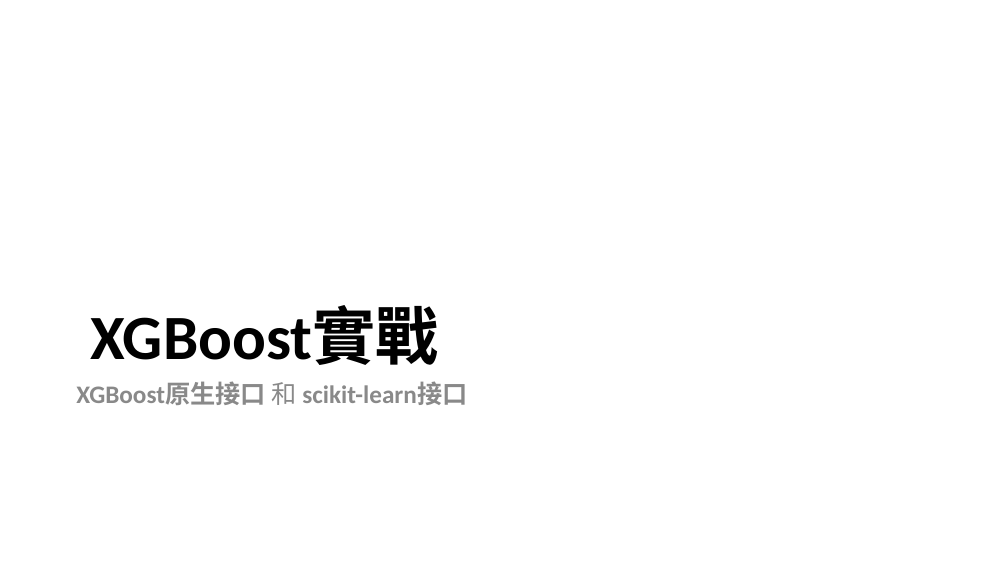
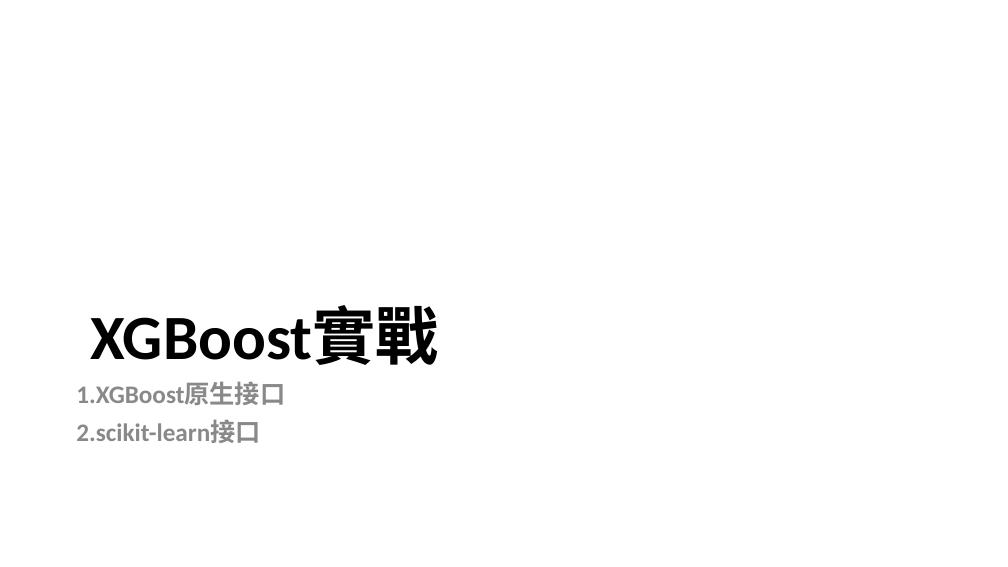
Before and after one commit to lokcyi/AI, a slide deck: slide 39 of ClassMaterial/20210308/XGBoost介紹.ppt (slide 19 before the commit). Drawn at 1008x567 pixels with LibreOffice and Linux fonts; fonts in the diff are those of the drawing. Boxes give left, top, right and bottom in pixels: in the first picture for what was removed or moved away, otherwise in the second. Text is boxed around its words. In the diff, an @@ line names an element or a change of style, - is before the commit and + after.

```diff
--- a/ClassMaterial/20210308/XGBoost介紹.ppt
+++ b/ClassMaterial/20210308/XGBoost介紹.ppt
@@ text at box(76, 382, 285, 443): text changed @@
-XGBoost原生接口 和 scikit-learn接口
+1.XGBoost原生接口
+2.scikit-learn接口
```
Also in this commit, not shown: 10 other slides changed, 2 slides added, 4 other files.
